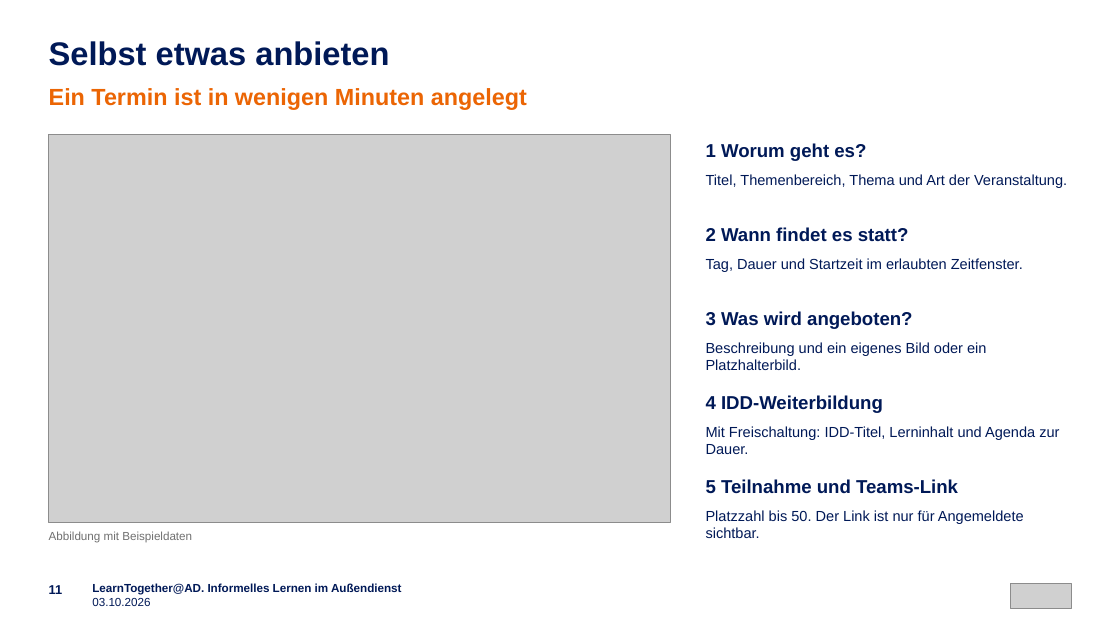
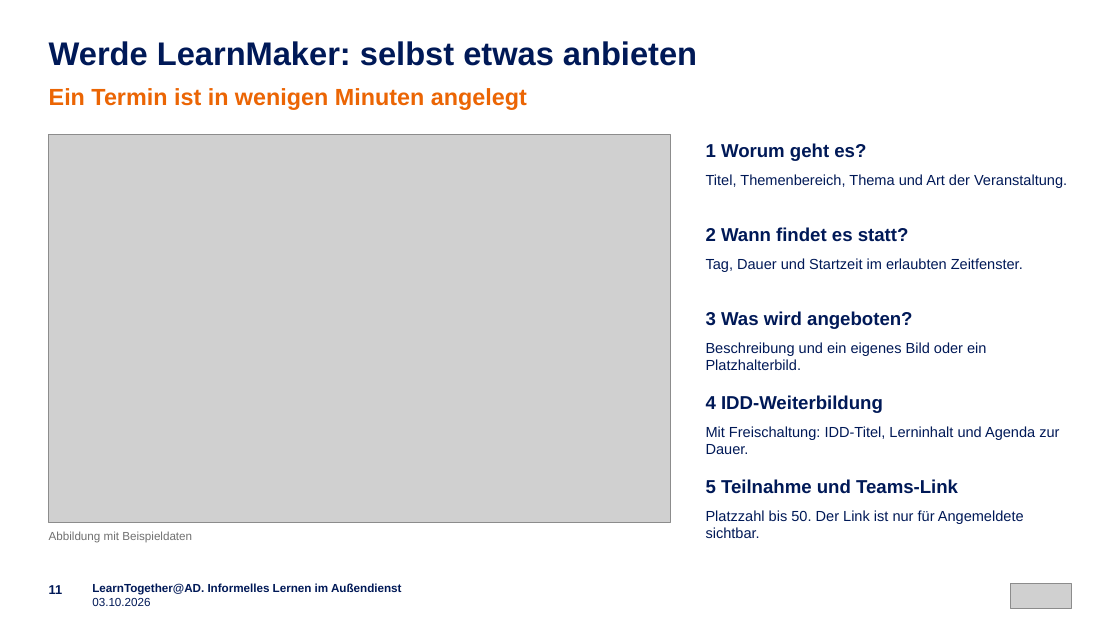
Before and after one commit to emplush/ruv_learntogether, a slide deck: slide 11 of docs/LearnTogether-AD_Praesentation.pptx. Drawn at 1120x630 pixels with LibreOffice and Linux fonts; fonts in the diff are those of the drawing; grey boxes stand for pictures. Boxes give left, top, right and bottom in pixels: in the first picture for what was removed or moved away, otherwise in the second. Text is boxed around its words. In the diff, an @@ line names an element or a change of style, - is before the commit and + after.

```diff
--- a/docs/LearnTogether-AD_Praesentation.pptx
+++ b/docs/LearnTogether-AD_Praesentation.pptx
@@ text at (49,41,697,66): text changed @@
-Selbst etwas anbieten
+Werde LearnMaker: selbst etwas anbieten
```
Also in this commit, not shown: 10 other slides changed, 35 other files.
